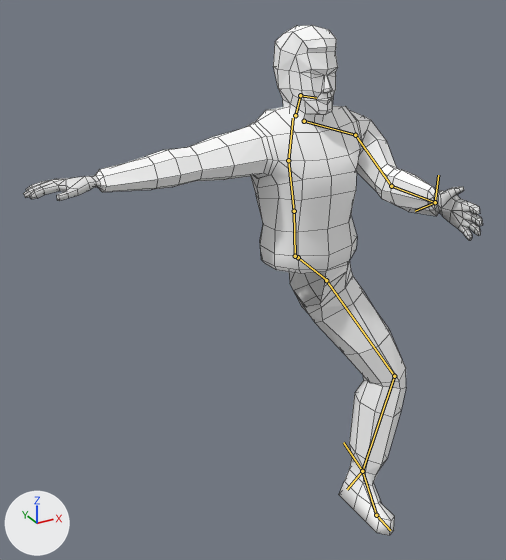
What one commit did to the Blender file trunk/data/blender/sophie/sophie.blend.
The view is the same before and after, from a camera (50 mm lens) standing at (-2.6, -4.01, 4.18) and looking at (-0.58, -0.32, 2.33). The lights are fixed; the arrows at lower left show +X, +Y and +Z. Both versions are drawn at the pose saved in each file; the numbers are the values there. The bones that bend it are drawn over the model as lines. Mesh edges are drawn as thin lines.

The first picture shows 'Cube.001', 'NeoprenBody.003'.
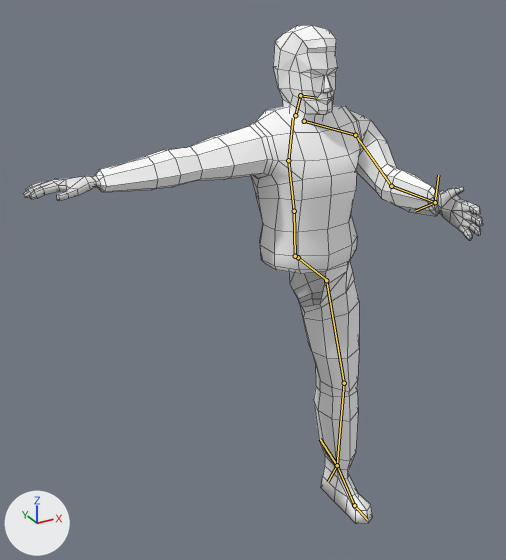
The change in detail:
Bone 'IK_heel' (bone_ik_heel) moves from (0.401, -0.303, 0.31) to (0.401, -0.044, 0.016).

Where the change shows, as pixel boxes [x1, y1, x2, y2] in the pictures (506 x 560 px):
'NeoprenBody.003', posed: before [23, 106, 483, 535]; after [23, 106, 483, 524]
bone 'IK_heel', root to tip: before (362, 471) to (343, 442); after (337, 465) to (320, 439)
